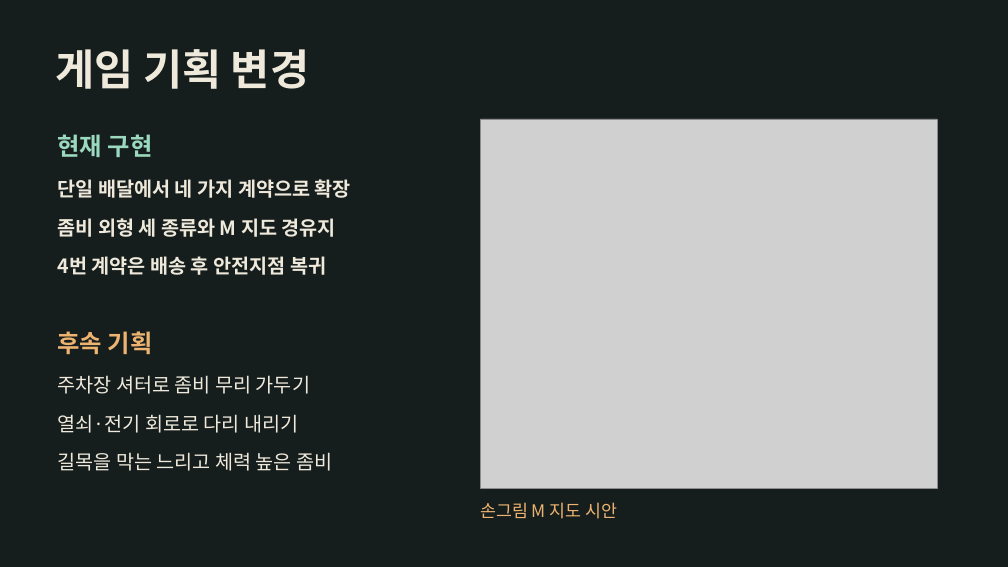
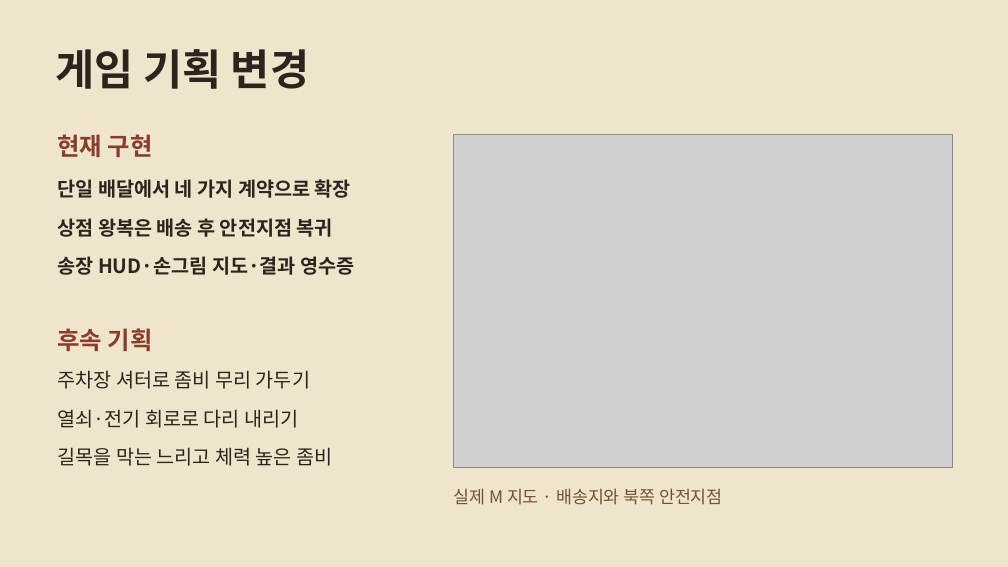
Before and after one commit to yoon778/2D_project, a slide deck: slide 5 of presentation/Dead_Route_2차발표.pptx. Drawn at 1008x567 pixels with LibreOffice and Linux fonts; fonts in the diff are those of the drawing; grey boxes stand for pictures. Boxes give left, top, right and bottom in pixels: in the first picture for what was removed or moved away, otherwise in the second. Text is boxed around its words. In the diff, an @@ line names an element or a change of style, - is before the commit and + after.

Commit message:
docs: R9 종이 송장 UI를 2차 발표에 반영

```diff
--- a/presentation/Dead_Route_2차발표.pptx
+++ b/presentation/Dead_Route_2차발표.pptx
@@ background #161D1D to #EFE4CC @@
@@ text "현재 구현" at <box>57,134,153,157</box>: text colour #9BD9BE to #883D2E @@
@@ picture: place and size @@
-picture at <box>481,119,938,488</box>
+picture at <box>454,135,952,467</box>
@@ text at <box>57,218,333,237</box>: text changed; text colour #EEE9DB to #2E241D @@
-좀비 외형 세 종류와 M 지도 경유지
+상점 왕복은 배송 후 안전지점 복귀
@@ text at <box>57,256,354,275</box>: text changed; text colour #EEE9DB to #2E241D @@
-4번 계약은 배송 후 안전지점 복귀
+송장 HUD·손그림 지도·결과 영수증
@@ text "후속 기획" at <box>57,328,153,351</box>: text colour #ECB470 to #883D2E @@
@@ text colour #EEE9DB to #2E241D in 5 elements at <box>55,49,309,89</box>, <box>57,179,351,198</box>, <box>57,370,310,389</box>, <box>57,409,298,428</box>, <box>57,447,332,466</box> @@
@@ text at <box>454,488,723,505</box>: text changed; text colour #ECB470 to #725333 @@
-손그림 M 지도 시안
+실제 M 지도 · 배송지와 북쪽 안전지점
```
Also in this commit, not shown: 4 other slides changed, 1 other file.
